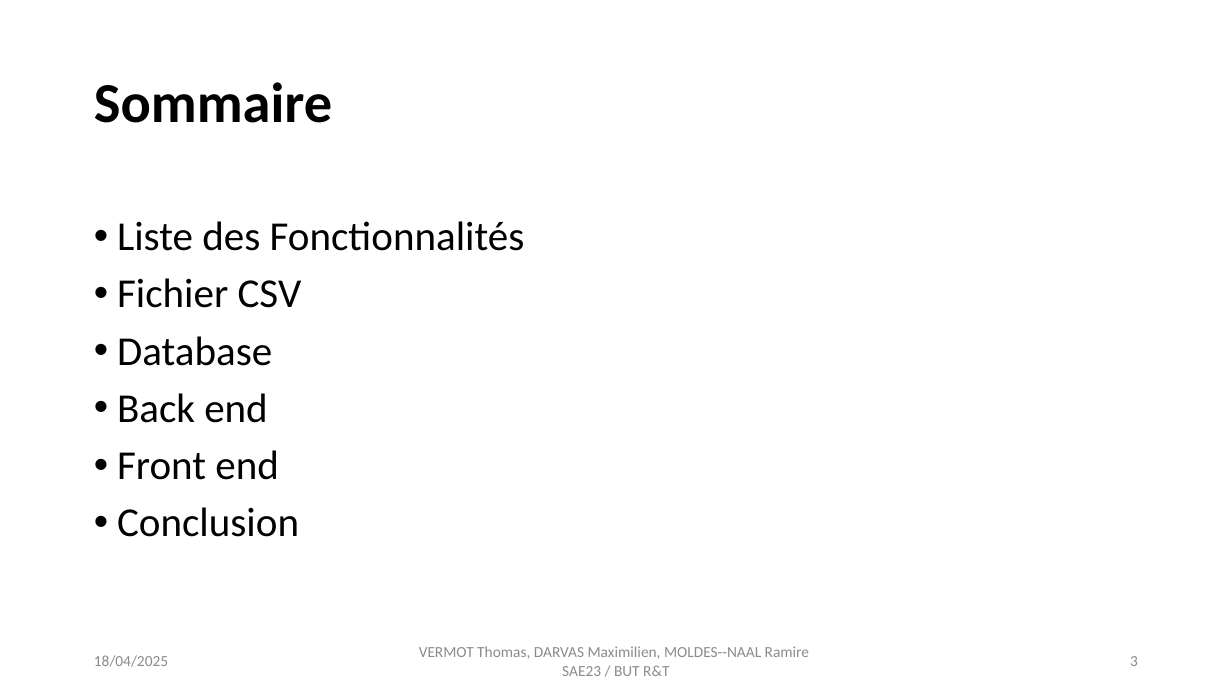
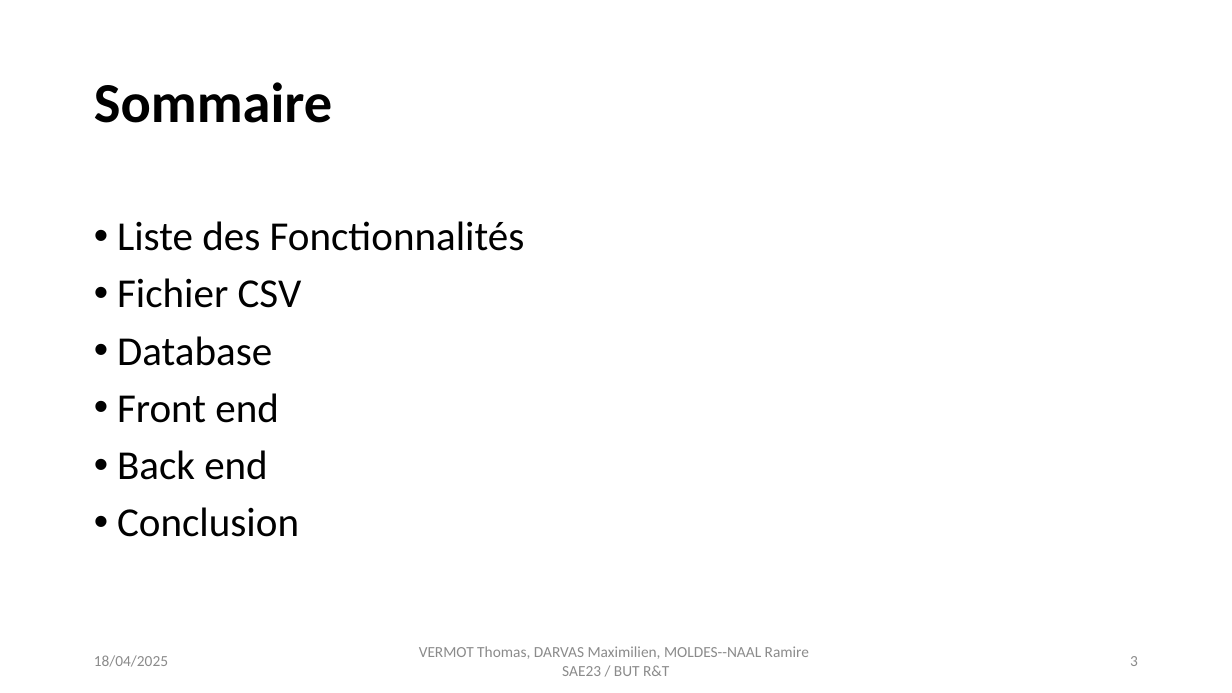
Before and after one commit to smaugue/SAE2.3, a slide deck: slide 3 of Présenation 2.3.pptx. Drawn at 1232x693 pixels with LibreOffice and Linux fonts; fonts in the diff are those of the drawing. Boxes give left, top, right and bottom in pixels: in the first picture for what was removed or moved away, otherwise in the second. Text is boxed around its words. In the diff, an @@ line names an element or a change of style, - is before the commit and + after.

```diff
--- a/Présenation 2.3.pptx
+++ b/Présenation 2.3.pptx
@@ text at [117,393,279,423]: paragraph added @@
+• Front end
@@ text at [117,450,279,480]: paragraph removed @@
-• Front end
```
Also in this commit, not shown: 8 other slides changed, 1 slide added.
